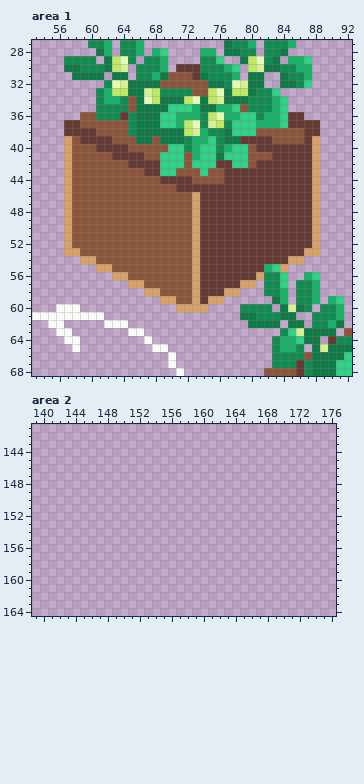
File history of a pixel-art file, growth_sprites/stwart_growthsprites.aseprite. That is the earlier state.
192x192 pixels, 1 frame. Shown: area 1: x 53..92, y 27..68; area 2: x 139..176, y 141..164.
New version:
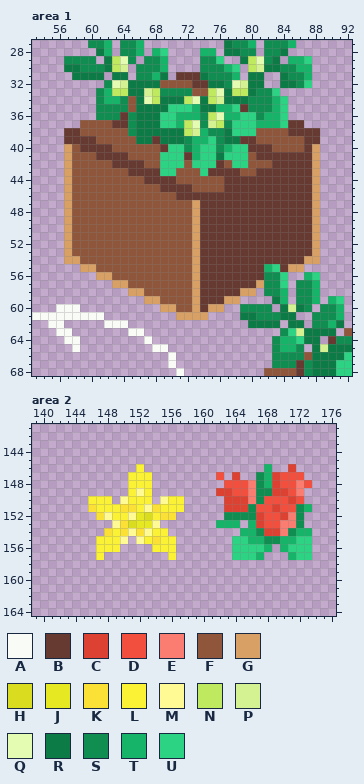
Palette (. is transparent): A #f9fbf7  B #663931  C #dc4132  D #f24f3f  E #fb7d71  F #8f563b  G #d9a066  H #d9dc1f  J #e6e921  K #fbe136  L #fbf236  M #fffa93  N #bfe95f  P #d5f293  Q #e4fbb2  R #0c7b46  S #108d51  T #15b468  U #2bd383
Change:
Changed rows in their new state; - is an unchanged pixel.
Area 1, layer "Layer 6":
first column x 57:
30 --------------...---------------
31 -------------.BB----------------
32 ----------------BB--------------
35 ----------------------B---------
36 --..------------------------..--
37 ..----BB----------------------..
38 --FF------------------------BB--
39 BB--FF-----B------------FF-----B
40 --BB--FF----B----------B--FFFF--
41 ----BB--FF-----B--------BB------
42 ------BB--FF--------F---FF------
43 --------BB--------BB--FF--------
44 ----------BB--FF----------------
45 ------------BB--FFFF------------
46 --------------BBB---------------
first column x 57:
53 -F----------------------------B-
54 GGFF------------------------BBGG
55 --GGFF---------------------BGG--
56 ----GGFF----------------B-------
57 ------GGFF------------BBG-------
58 --------GGFF--------BBGG--------
59 ----------GGFF----BBGG----------
60 ------------GGFF-BGG------------
61 --------------GGGG--------------
Area 2, layer "Layer 1":
first column x 146:
146 ------L---------------T--C--
147 -----LLL--------D-C--STCDDD-
148 -----LLL---------DDDESTCDDED
149 -----LML--------CCDDESSCCDE-
150 LLL-MLLL-MLL-----CCCESDDDCD-
151 KLLLKKLMKLLL-----CCCSDDCDDST
152 -KMLLMJHLKK------SSSSCDDCES-
153 ---MKHJJM-------TTT-TCDDEES-
154 --KLKMKMLL---------TTSCCESTT
155 -LLLM-MLKLL-------UUTTSSTTUU
156 -LLL----LLL-------UUUUT-TUUU
157 -L--------L-------UUUT---TUU
